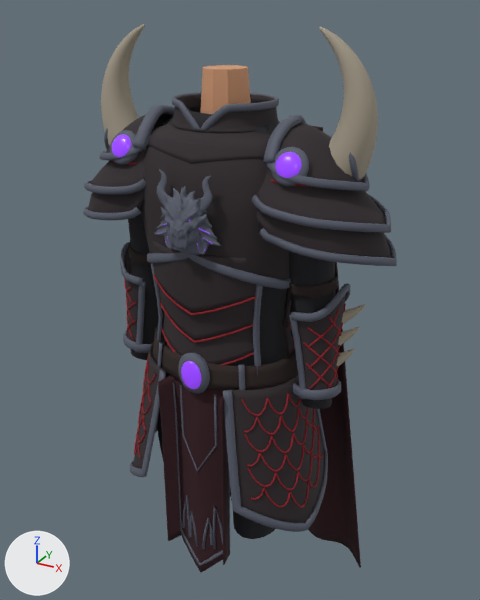
Two versions of the glTF model assets/models/gear/a_dragonknight_dark.glb, one commit apart.
The view is the same before and after, from a 50 mm lens placed at (0.701, -1.201, 1.715), pointed at (-0.012, 0.095, 1.067). The lights are fixed; the arrows at lower left show +X, +Y and +Z. The picture after the commit comes second. Vertices at exactly the same position are counted once.

In view in the first picture: 'DragonKnight', 'Neck', 'Pants', 'Sleeves', 'Under'.
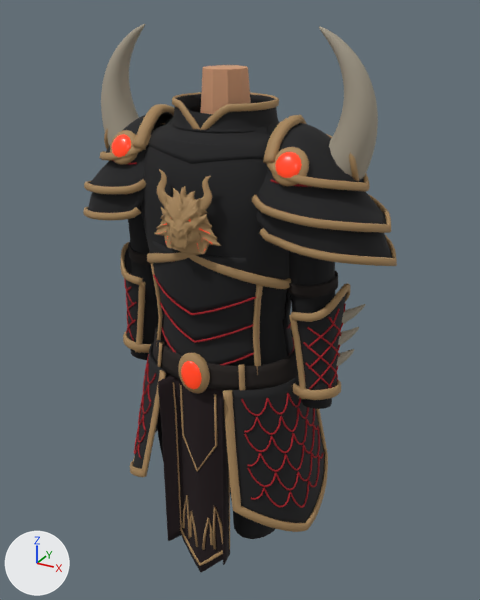
Boxes [x1, y1, x2, y2] around the edits, measured in the pictures (480 x 600 px):
'DragonKnight', surface changed, recoloured, reshaped
    both: [83, 24, 397, 572]
part 1 of me_dragonknight, deleted (mostly hidden)
    before: [230, 126, 361, 568]

What changed in the scene script:
```text
Change mat_drk_dark_gold:
    where n2 = _N.new('ShaderNodeMix'); n2.name = 'Mix'
    n2.inputs[7].default_value: (0.0908, 0.102, 0.138, 1.0) -> (0.397, 0.242, 0.102, 1.0)  # 'B', greyish blue #555a68 -> 'B', brown #a9875a
Change mat_drk_dark_gem_flat:
    where n0 = _N.new('ShaderNodeBsdfPrincipled'); n0.name = 'Principled BSDF'
    n0.inputs[27].default_value: (0.164, 0.0371, 0.5, 1.0) -> (0.5, 0.0342, 0.00516, 1.0)  # 'Emission Color', purple #7136bc -> 'Emission Color', orange #bc3410
    where n2 = _N.new('ShaderNodeMix'); n2.name = 'Mix'
    n2.inputs[7].default_value: (0.198, 0.0252, 0.745, 1.0) -> (0.807, 0.0296, 0.0116, 1.0)  # 'B', purple #7b2ce0 -> 'B', red #e8301c
Change me_dragonknight:
    used by ob_dragonknight; location = (0.0, 0.0, 0.0)
    remove me_dragonknight.from_pydata(...)  # 43378 vertices, 84065 faces; spans x -0.384..0.384, y -0.18..0.291, z 0.264..1.685
    add me_dragonknight.from_pydata(...)  # 40481 vertices, 78361 faces; spans x -0.384..0.384, y -0.18..0.205, z 0.4..1.685
    me_dragonknight part 1: 11 loose pieces with 2897 vertices, spanning x -0.315..0.315, y 0.09..0.291, z 0.264..1.482, are deleted
```
